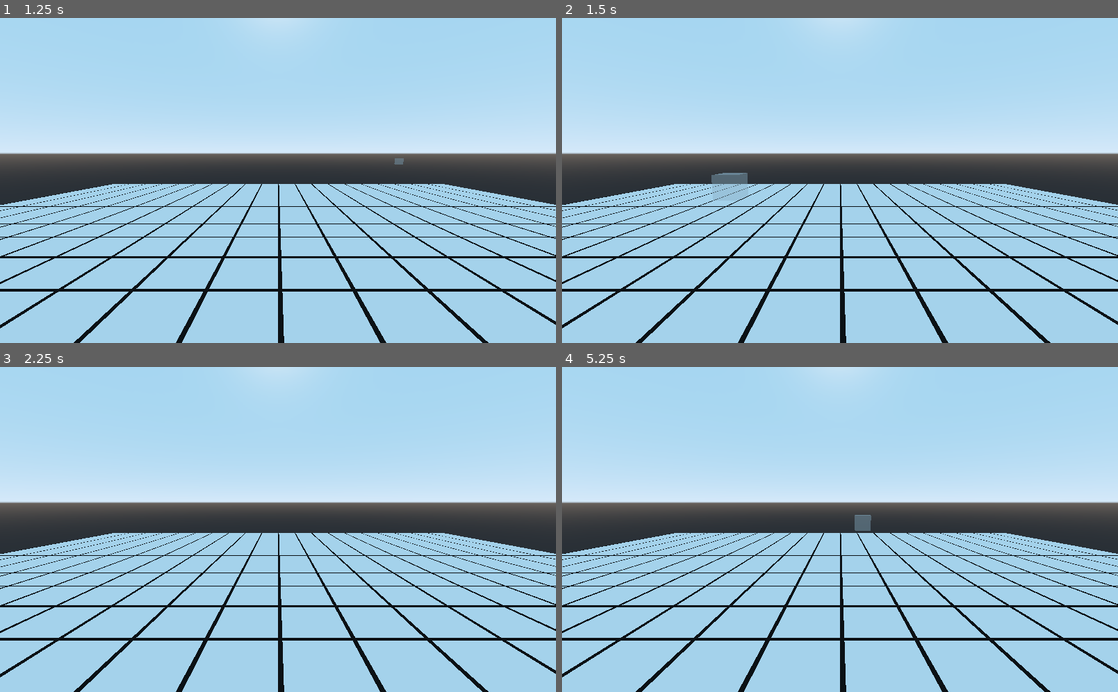
Above: before the commit, frames 1-4 (two rows, left to right).
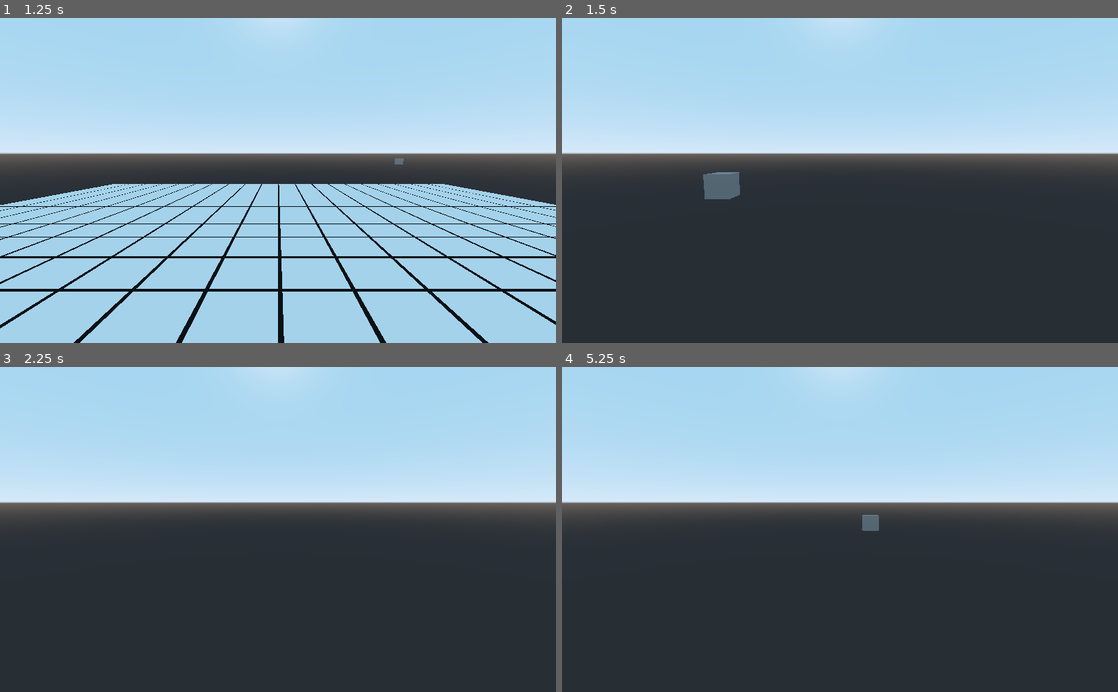
Above: after the commit, the same moments.

Repository: dstasio/godot_wfc_0
Game: Godot game, scene res://scenes/Scene_0.tscn
Same seed, same stepped clock (60 frames per second), same inputs: the game is played once before the commit and once after it.
Inputs (mouse positions are in pixels of both pictures, inside the frame that each line leads up to):
- Up to frame 1 (1.25 s): tap Enter at 0.5 s; move the mouse to (400, 164) at 0.52 s; hold Middle mouse button (pan, bound only after the commit) from 0.53 s (still down)
- Up to frame 2 (1.5 s): tap Space at 1.25 s; move the mouse to (728, 196) at 1.27 s; release Middle mouse button (pan, bound only after the commit) at 1.28 s; tap Middle mouse button (pan, bound only after the commit) at 1.35 s
- Up to frame 3 (2.25 s): tap Enter at 2 s; move the mouse to (333, 458) at 2.02 s; hold Middle mouse button (pan, bound only after the commit) from 2.03 s (still down)
- Up to frame 4 (5.25 s): tap Space at 2.75, 4.25 s; move the mouse to (812, 594) at 2.77 s; release Middle mouse button (pan, bound only after the commit) at 2.78 s; tap Middle mouse button (pan, bound only after the commit) at 2.85, 4.35 s; tap Enter at 3.5 s; move the mouse to (1006, 578) at 3.52 s; hold Middle mouse button (pan, bound only after the commit) 3.53-4.28 s; move the mouse to (673, 480) at 4.27 s; move the mouse to (867, 529) at 5.02 s; hold Middle mouse button (pan, bound only after the commit) from 5.03 s (still down)

Frame 1 is identical in both runs. In frame 2, 48% of the frame differs, in the area x 0-100%, y 47-100%; in frame 3, 48%; in frame 4, 48%, in the area x 0-100%, y 45-100%.

Commit message:
it actually works

Diff:
--- a/project.godot
+++ b/project.godot
@@ -8,6 +8,16 @@
 
 config_version=4
 
+_global_script_classes=[ {
+"base": "Node",
+"class": "Statics",
+"language": "GDScript",
+"path": "res://scripts/statics.gd"
+} ]
+_global_script_class_icons={
+"Statics": ""
+}
+
 [application]
 
 config/name="wfc_0"
@@ -17,6 +27,14 @@
 [gui]
 
 common/drop_mouse_on_gui_input_disabled=true
+
+[input]
+
+pan={
+"deadzone": 0.5,
+"events": [ Object(InputEventMouseButton,"resource_local_to_scene":false,"resource_name":"","device":0,"alt":false,"shift":false,"control":false,"meta":false,"command":false,"button_mask":0,"position":Vector2( 0, 0 ),"global_position":Vector2( 0, 0 ),"factor":1.0,"button_index":3,"pressed":false,"doubleclick":false,"script":null)
+ ]
+}
 
 [mono]
 
--- a/scenes/Scene_0.tscn
+++ b/scenes/Scene_0.tscn
@@ -1,7 +1,8 @@
-[gd_scene load_steps=6 format=2]
+[gd_scene load_steps=7 format=2]
 
 [ext_resource path="res://prefabs/cursor.tscn" type="PackedScene" id=1]
 [ext_resource path="res://scripts/player.gd" type="Script" id=2]
+[ext_resource path="res://scripts/camera.gd" type="Script" id=3]
 
 [sub_resource type="PlaneMesh" id=1]
 size = Vector2( 20, 20 )
@@ -44,6 +45,7 @@
 
 [node name="Camera" type="Camera" parent="."]
 transform = Transform( 1, 0, 0, 0, 0.993221, 0.116237, 0, -0.116237, 0.993221, 0, 1.84241, 3.9846 )
+script = ExtResource( 3 )
 
 [node name="MeshInstance" type="MeshInstance" parent="."]
 mesh = SubResource( 1 )
--- /dev/null
+++ b/scripts/camera.gd
@@ -0,0 +1,18 @@
+extends Camera
+
+var is_panning: bool = false
+var pan_start: Vector3
+
+func _ready():
+	pass
+
+# Called every frame. 'delta' is the elapsed time since the previous frame.
+func _process(delta):
+	is_panning = Input.is_action_pressed("pan")
+	if Input.is_action_just_pressed("pan"):
+		pan_start = Statics.project_mouse_on_ground(get_viewport())
+
+func _physics_process(delta):
+	if is_panning:
+		var current_mouse_pos := Statics.project_mouse_on_ground(get_viewport())
+		transform.origin -= current_mouse_pos - pan_start
--- a/scripts/player.gd
+++ b/scripts/player.gd
@@ -12,13 +12,7 @@
 	if Input.is_action_just_pressed('ui_cancel'):
 		get_tree().quit(0)
 
-	var viewport_mouse := get_viewport().get_mouse_position()
-	var mouse_pos := get_viewport().get_camera().project_ray_origin(viewport_mouse)
-	var mouse_ray := get_viewport().get_camera().project_ray_normal(viewport_mouse)
-
-	var target_y   := 0.0
-	var ray_y_step := (target_y - mouse_pos.y) / mouse_ray.y
-	var cursor_pos := mouse_pos + mouse_ray * ray_y_step
+	var cursor_pos := Statics.project_mouse_on_ground(get_viewport())
 	cursor_pos.x = stepify(cursor_pos.x - 0.5, 1)
 	cursor_pos.z = stepify(cursor_pos.z - 0.5, 1)
 
--- /dev/null
+++ b/scripts/statics.gd
@@ -0,0 +1,15 @@
+extends Node
+
+class_name Statics
+
+static func project_mouse_on_ground(viewport: Viewport) -> Vector3:
+	var viewport_mouse := viewport.get_mouse_position()
+	var mouse_pos := viewport.get_camera().project_ray_origin(viewport_mouse)
+	var mouse_ray := viewport.get_camera().project_ray_normal(viewport_mouse)
+
+	var target_y   := 0.0
+	var ray_y_step := (target_y - mouse_pos.y) / mouse_ray.y
+	var cursor_pos := mouse_pos + mouse_ray * ray_y_step
+
+	assert(is_equal_approx(cursor_pos.y, target_y))
+	return cursor_pos
